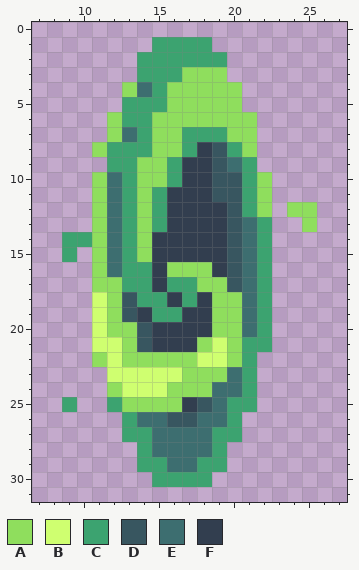
A pixel-art sprite gets an edit: graphics/assets/portal/6.png. The picture above was drawn from the file before the commit.
The file is 64x64 pixels, drawn in blocks of 2x2; one block is one cell here. Shown: x 7..27, y 0..31.
Palette (. is transparent): A #8fde5d  B #cfff70  C #3ca370  D #385660  E #3d6e70  F #323e4f
The result:
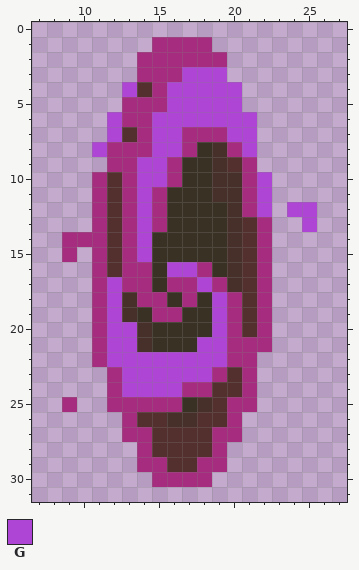
Colours new in this view: G #af45d4
Changes in this commit:
@@ palette @@
-C #3ca370
+C #a62c7f
-D #385660
+D #473029
-E #3d6e70
+E #532f2d
-F #323e4f
+F #3a3125
@@ x 7..27 @@
  2 .......CCCCCC........
- 3 .......CCCAAA........
- 4 ......AECAAAAA.......
- 5 ......CCCAAAAA.......
- 6 .....ACCAAAAAAA......
- 7 .....AECAACCCAA......
- 8 ....ACCCAACFDCA......
- 9 .....CCAACFFDEC......
-10 ....AECAACFFDDCA.....
-11 ....AECACFFFDDCA.....
-12 ....AECACFFFFDCA.AA..
-13 ....AECACFFFFDEC..A..
-14 ..CCAECAFFFFFDEC.....
-15 ..C.AECAFFFFFDEC.....
-16 ....AECCFAAAFDEC.....
-17 ....AACCFCCAADEC.....
-18 ....BADCCFCFAAEC.....
-19 ....BADFCCFFAAEC.....
-20 ....BAADFFFFAAEC.....
-21 ....BBADFFFABACC.....
-22 ....ABAAAAABBAC......
-23 .....BBBBBAAAEC......
-24 .....ABBBAAAEEC......
-25 ..C..CAAAAFDECC......
+ 3 .......CCCGGG........
+ 4 ......GECGGGGG.......
+ 5 ......CCCGGGGG.......
+ 6 .....GCCGGGGGGG......
+ 7 .....GECGGCCCGG......
+ 8 ....GCCCGGCFDCG......
+ 9 .....CCGGCFFDEC......
+10 ....CECGGCFFDDCG.....
+11 ....CECGCFFFDDCG.....
+12 ....CECGCFFFFDCG.GG..
+13 ....CECGCFFFFDEC..G..
+14 ..CCCECGFFFFFDEC.....
+15 ..C.CECGFFFFFDEC.....
+16 ....CECCFGGCFDEC.....
+17 ....CGCCFCCGCDEC.....
+18 ....CGDCCFCFGCEC.....
+19 ....CGDFCCFFGCEC.....
+20 ....CGGDFFFFGCEC.....
+21 ....CGGDFFFGGCCC.....
+22 ....CGGGGGGGGCC......
+23 .....CGGGGGGCEC......
+24 .....CGGGGCCEEC......
+25 ..C..CCCCCFDECC......
 26 ......CEEDDEEC.......
Pixel boxes of the changes (left, top, right, bottom) in both pictures:
changed: (62, 37, 317, 487)
